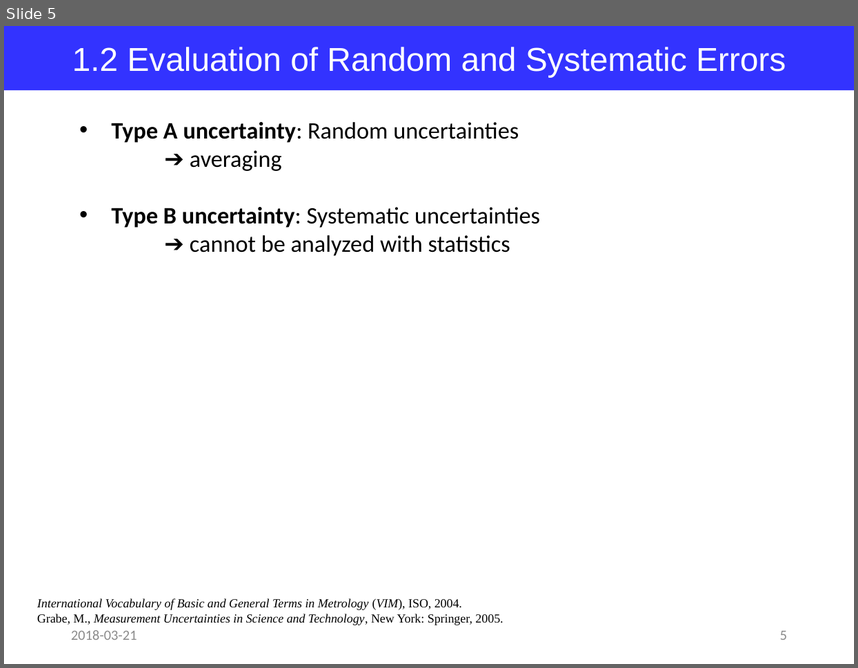
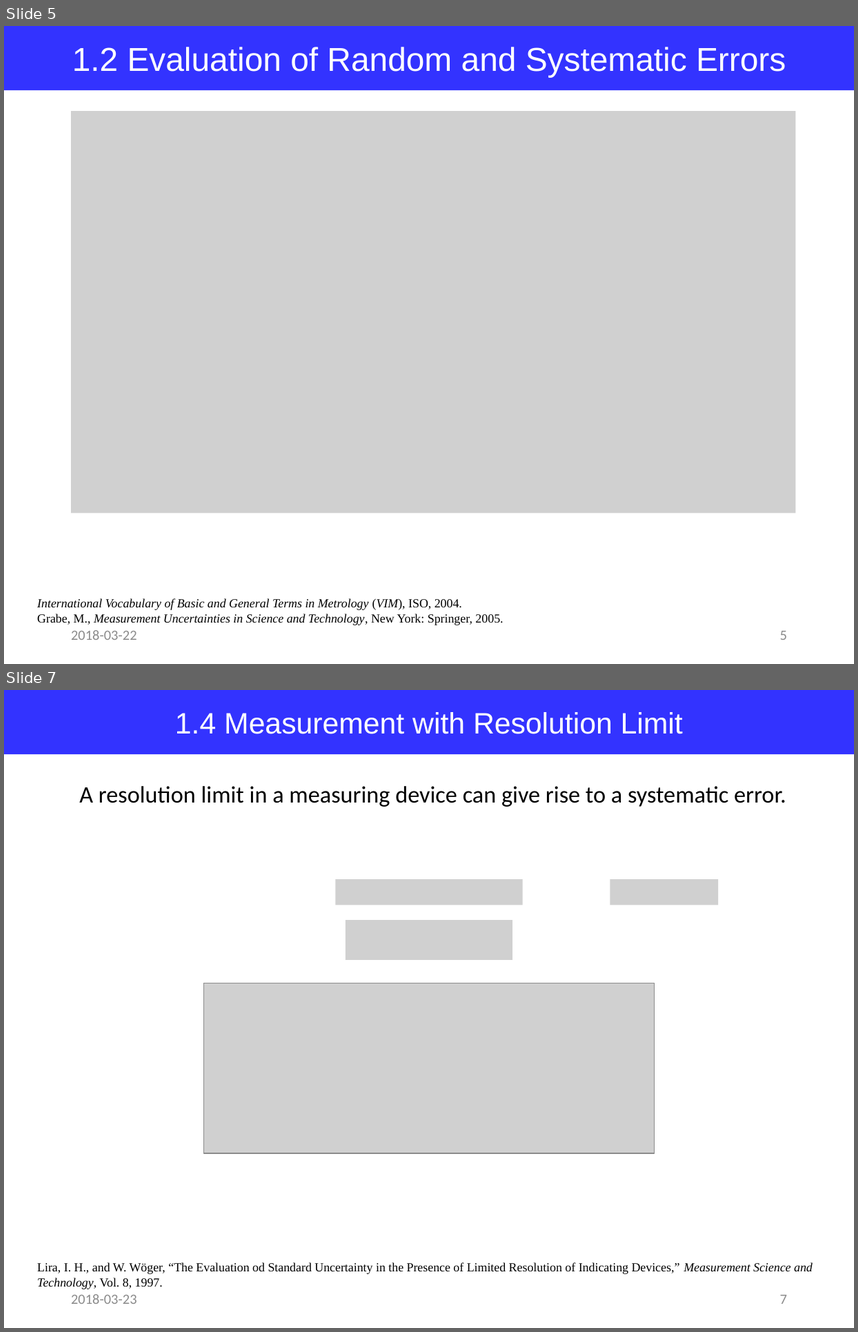
Before and after one commit to jglee96/NBTP_Lab, a slide deck: Terahertz Metrology/Ch4/Terahertz Metrology_Ch4.pptx. Shown one above the other, each under a label of ours: slide 5 before the commit, slides 5 and 7 after it; the slides between them are not shown. The pictures are 858x668 and 858x1332 pixels, drawn with LibreOffice and Linux fonts; fonts in the diff are those of the drawing; grey boxes stand for pictures. Boxes give left, top, right and bottom in pixels: in the first picture for what was removed or moved away, otherwise in the second. Text is boxed around its words. In the diff, an @@ line names an element or a change of style, - is before the commit and + after.

```diff
--- a/Terahertz Metrology/Ch4/Terahertz Metrology_Ch4.pptx
+++ b/Terahertz Metrology/Ch4/Terahertz Metrology_Ch4.pptx
@@ slide 7 added at bbox=[4, 690, 854, 1328], background #FFFFFF @@
@@ rectangle added at bbox=[4, 690, 854, 755], fill #3333FF, 25 pt, text #FFFFFF @@
+1.4 Measurement with Resolution Limit
@@ text added at bbox=[79, 786, 786, 807], 20 pt, text #000000 @@
+A resolution limit in a measuring device can give rise to a systematic error.
@@ picture added at bbox=[335, 880, 523, 905] @@
@@ picture added at bbox=[610, 880, 718, 905] @@
@@ picture added at bbox=[346, 920, 513, 960] @@
@@ picture added at bbox=[204, 983, 654, 1153] @@
@@ text added at bbox=[37, 1262, 813, 1289], 10.5 pt, text #000000 @@
+Lira, I. H., and W. Wöger, “The Evaluation od Standard Uncertainty in the Presence of Limited Resolution of Indicating Devices,” Measurement Science and Technology, Vol. 8, 1997.
@@ text added at bbox=[71, 1294, 137, 1303], 12 pt, text #8C8C8C @@
+2018-03-23
@@ page number added at bbox=[780, 1294, 787, 1303], 12 pt, text #8C8C8C @@
+7
@@ slide 5 changed as well @@
@@ picture added at bbox=[71, 111, 795, 513] @@
@@ text removed at bbox=[112, 122, 540, 256] @@
-• Type A uncertainty: Random uncertainties
-➔ averaging
-• Type B uncertainty: Systematic uncertainties
-➔ cannot be analyzed with statistics
@@ text at bbox=[71, 630, 137, 639]: text changed @@
-2018-03-21
+2018-03-22
```
Also in this commit, not shown: 6 other slides changed, 3 other slides added.
